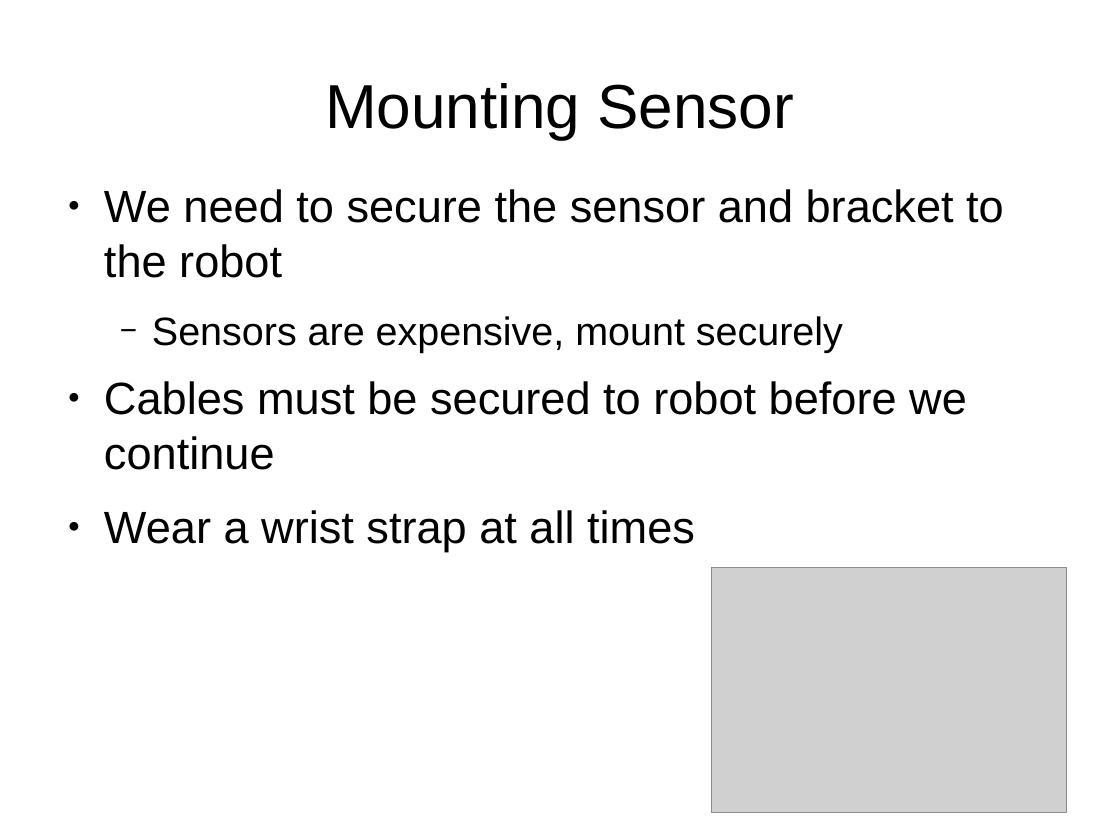
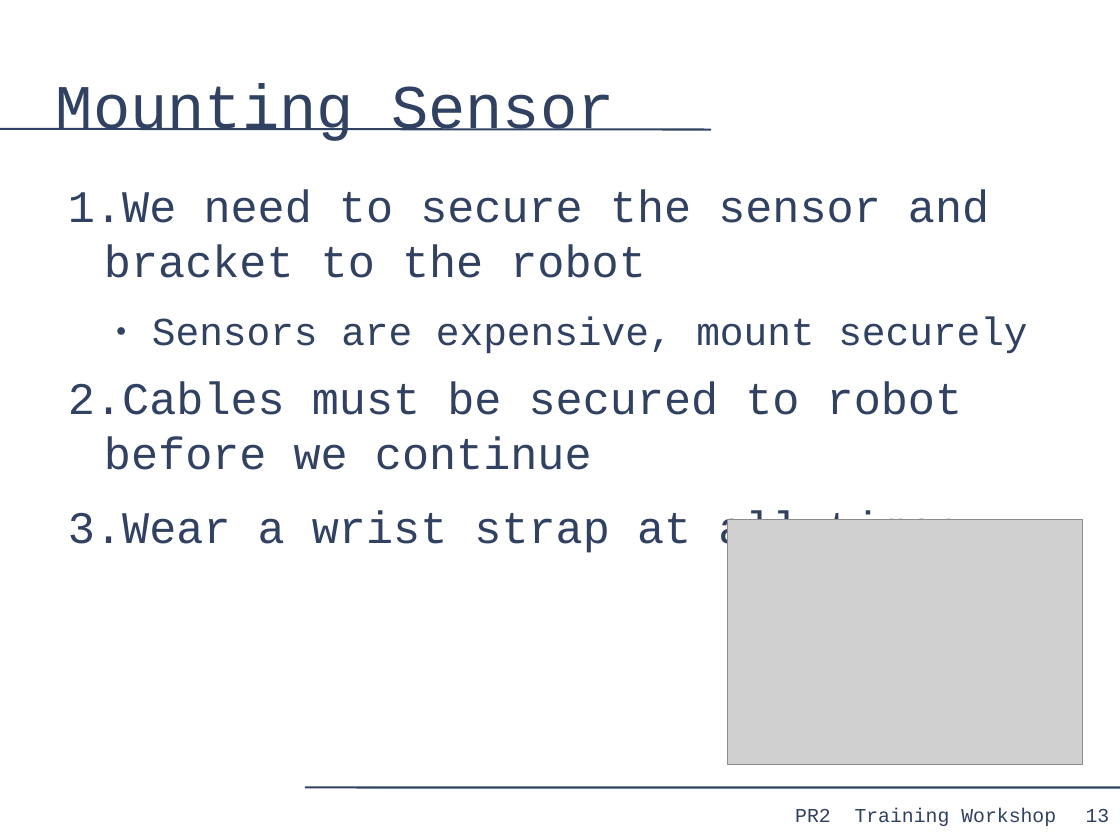
Before and after one commit to PR2/pr2_docs, a slide deck: slide 13 of pr2_training_workshop/modifying_pr2/adding_sensor.odp. Drawn at 1120x840 pixels with LibreOffice and Linux fonts; fonts in the diff are those of the drawing; grey boxes stand for pictures. Boxes give left, top, right and bottom in pixels: in the first picture for what was removed or moved away, otherwise in the second. Text is boxed around its words. In the diff, an @@ line names an element or a change of style, - is before the commit and + after.

```diff
--- a/pr2_training_workshop/modifying_pr2/adding_sensor.odp
+++ b/pr2_training_workshop/modifying_pr2/adding_sensor.odp
@@ title "Mounting Sensor" at [56,84,614,141]: font Arial to Courier New, text colour #000000 to #314162; alignment centre to left @@
@@ line added from (0, 129) to (711, 129), #314162 1.45 pt @@
@@ text "We need to secure the ..." at [68,190,1027,556]: font Arial to Courier New, text colour #000000 to #314162; bullet ● to 1.; bullet colour #000000 to #314162; bullet − to ● @@
@@ picture: place and size @@
-picture at [711,567,1067,813]
+picture at [728,519,1083,765]
@@ line added from (305, 788) to (1120, 788), #314162 1.45 pt @@
@@ text added at [795,808,1056,826], 14 pt, text #314162 @@
+PR2 Training Workshop
@@ page number added at [1086,809,1110,822], 14 pt, text #314162 @@
+13
```
Also in this commit, not shown: 17 other slides changed.
